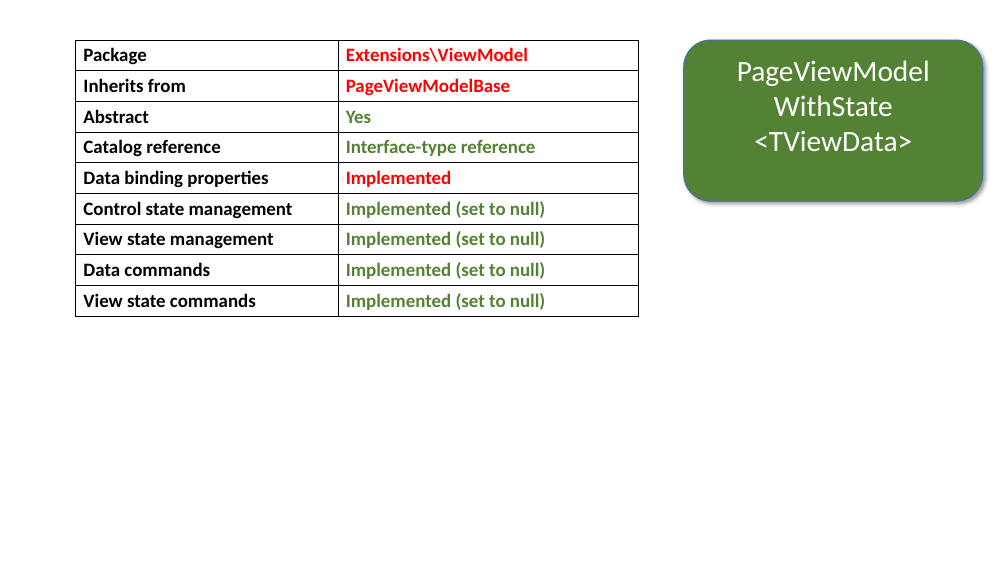
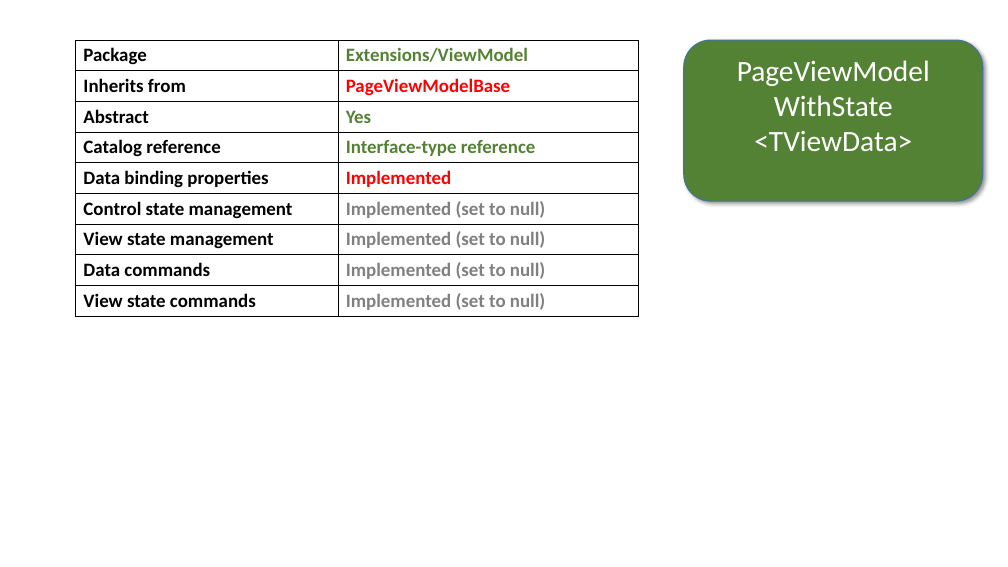
Before and after one commit to perl-easj/Teaching-materials, a slide deck: slide 247 of CSharpProgramming/Presentations/MVVMStarter/MVVMStarter2018 Class Library.pptx (slide 245 before the commit). Drawn at 1008x567 pixels with LibreOffice and Linux fonts; fonts in the diff are those of the drawing. Boxes give left, top, right and bottom in pixels: in the first picture for what was removed or moved away, otherwise in the second. Text is boxed around its words. In the diff, an @@ line names an element or a change of style, - is before the commit and + after.

```diff
--- a/CSharpProgramming/Presentations/MVVMStarter/MVVMStarter2018 Class Library.pptx
+++ b/CSharpProgramming/Presentations/MVVMStarter/MVVMStarter2018 Class Library.pptx
@@ table at box(76, 40, 638, 316) @@
-row 1, column 2: Extensions\ViewModel
+row 1, column 2: Extensions/ViewModel
@@ text colour #548235 to #808080 in "Implemented (set to null)", "Implemented (set to null)", "Implemented (set to null)", "Implemented (set to null)" @@
```
Also in this commit, not shown: 20 other slides changed, 2 slides added.
